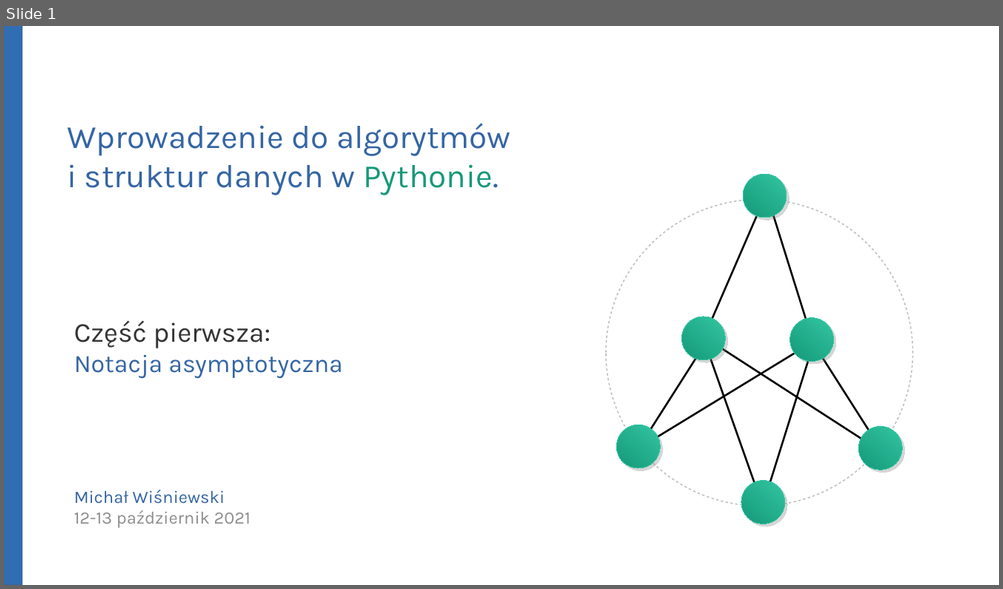
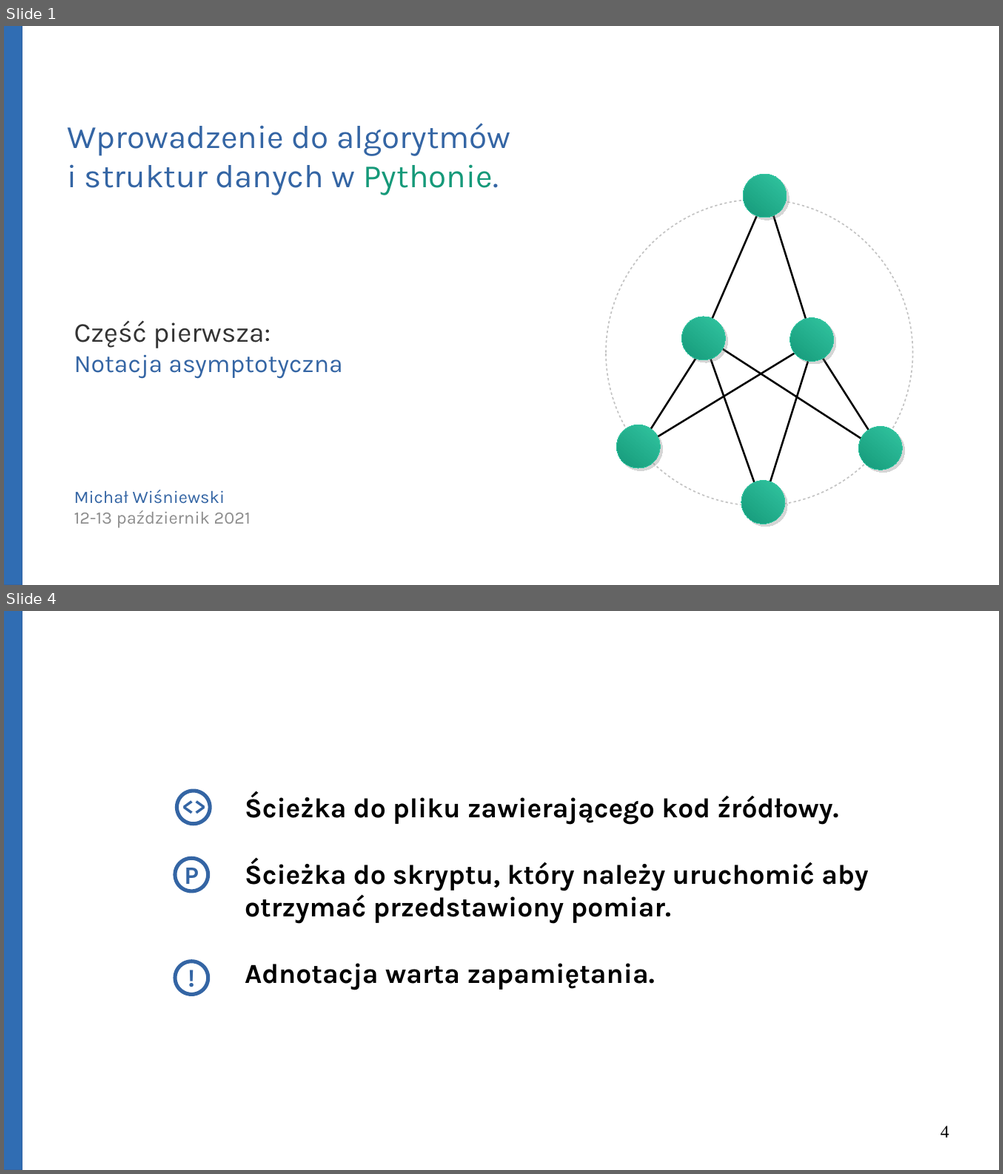
Before and after one commit to Michael-Wisniewski/algorithmic-workshop, a slide deck: gotowa.odp. Shown one above the other, each under a label of ours: slide 1 before the commit, slides 1 and 4 after it; the slides between them are not shown. The pictures are 1003x589 and 1003x1174 pixels, drawn with LibreOffice and Linux fonts; fonts in the diff are those of the drawing. Boxes give left, top, right and bottom in pixels: in the first picture for what was removed or moved away, otherwise in the second. Text is boxed around its words. In the diff, an @@ line names an element or a change of style, - is before the commit and + after.

```diff
--- a/gotowa.odp
+++ b/gotowa.odp
@@ slide 4 added at (x1=4, y1=611, x2=999, y2=1170), background #FFFFFF @@
@@ rectangle added at (x1=4, y1=611, x2=22, y2=1170), fill #306DB3, outline #3465A4 0 pt @@
@@ group added at (x1=173, y1=788, x2=215, y2=858): 2 ellipses, 2 texts @@
+!
+<>
@@ text added at (x1=244, y1=793, x2=868, y2=991), 22 pt, text #000000, bold @@
+Ścieżka do pliku zawierającego kod źródłowy.
+Ścieżka do skryptu, który należy uruchomić aby otrzymać przedstawiony pomiar.
+Adnotacja warta zapamiętania.
@@ ellipse added at (x1=175, y1=858, x2=208, y2=891), fill #FFFFFF, outline #3465A4 3 pt @@
@@ text added at (x1=179, y1=857, x2=205, y2=900), 20 pt, text #3465A4, bold @@
+!
@@ text added at (x1=184, y1=861, x2=199, y2=890), 20 pt, text #3465A4, bold @@
+P
@@ group added at (x1=175, y1=957, x2=209, y2=1004): 2 ellipses, 2 texts @@
+!
+!
@@ page number added at (x1=940, y1=1126, x2=949, y2=1138), 14 pt, text #000000 @@
+4
```
Also in this commit, not shown: 13 slides changed, 6 other slides added, 1 other file.
